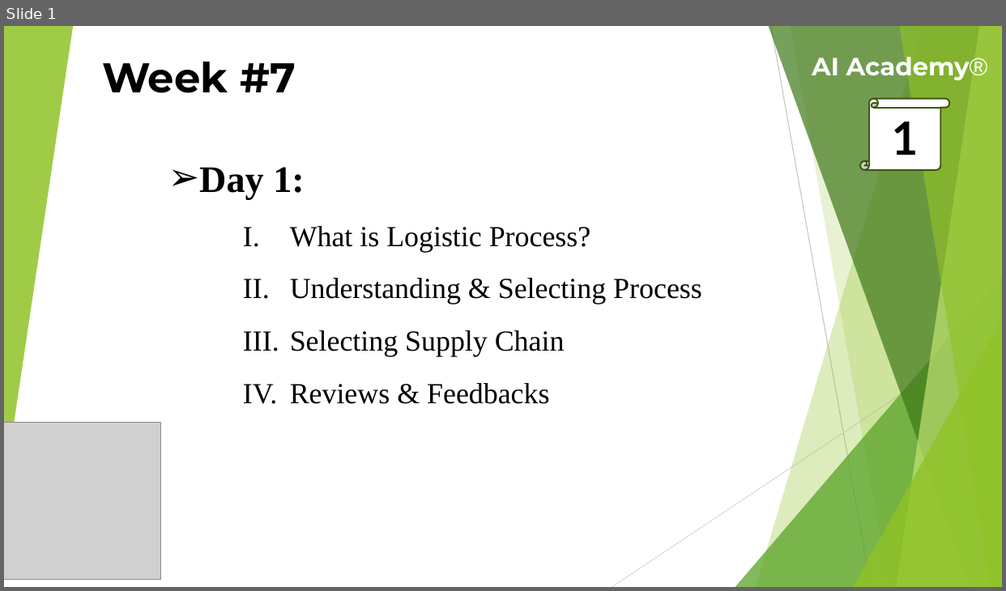
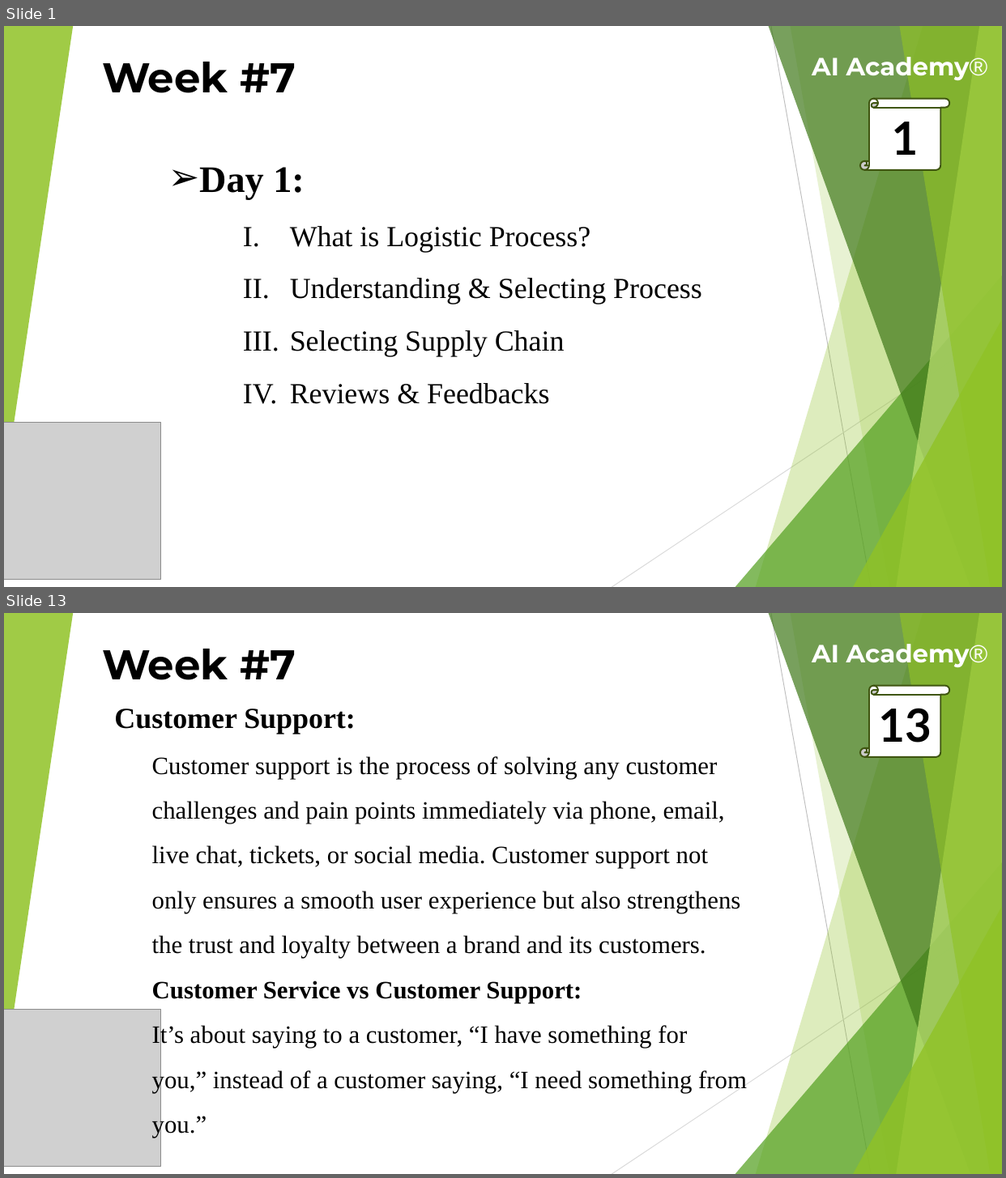
Before and after one commit to theaamirlatif/AI-Academy, a slide deck: eCommerce/Lectures/7th Week Lecture.pptx. Shown one above the other, each under a label of ours: slide 1 before the commit, slides 1 and 13 after it; the slides between them are not shown. The pictures are 1006x591 and 1006x1178 pixels, drawn with LibreOffice and Linux fonts; fonts in the diff are those of the drawing; grey boxes stand for pictures. Boxes give left, top, right and bottom in pixels: in the first picture for what was removed or moved away, otherwise in the second. Text is boxed around its words. In the diff, an @@ line names an element or a change of style, - is before the commit and + after.

```diff
--- a/eCommerce/Lectures/7th Week Lecture.pptx
+++ b/eCommerce/Lectures/7th Week Lecture.pptx
@@ slide 13 added at (4, 613, 1002, 1174), background #FFFFFF; not listed: 10 template elements that a slide beside it also shows @@
@@ text added at (102, 649, 296, 680), 40 pt, text #000000, bold @@
+Week #7
@@ text added at (812, 644, 988, 667), 24 pt, text #FFFFFF, bold @@
+AI Academy®
@@ text added at (114, 709, 747, 1138), 24 pt, text #000000 @@
+Customer Support:
+  Customer support is the process of solving any customer challenges and pain points immediately via phone, email, live chat, tickets, or social media. Customer support not only ensures a smooth user experience but also strengthens the trust and loyalty between a brand and its customers.
+  Customer Service vs Customer Support:
+  It’s about saying to a customer, “I have something for you,” instead of a customer saying, “I need something from you.”
@@ vertical scroll added at (860, 686, 949, 757), fill #FFFFFF, outline #3F5511 1.5 pt, 44 pt, text #000000, bold @@
+13
@@ picture added at (4, 1010, 160, 1166) @@
```
Also in this commit, not shown: 4 slides changed, 14 other slides added.
